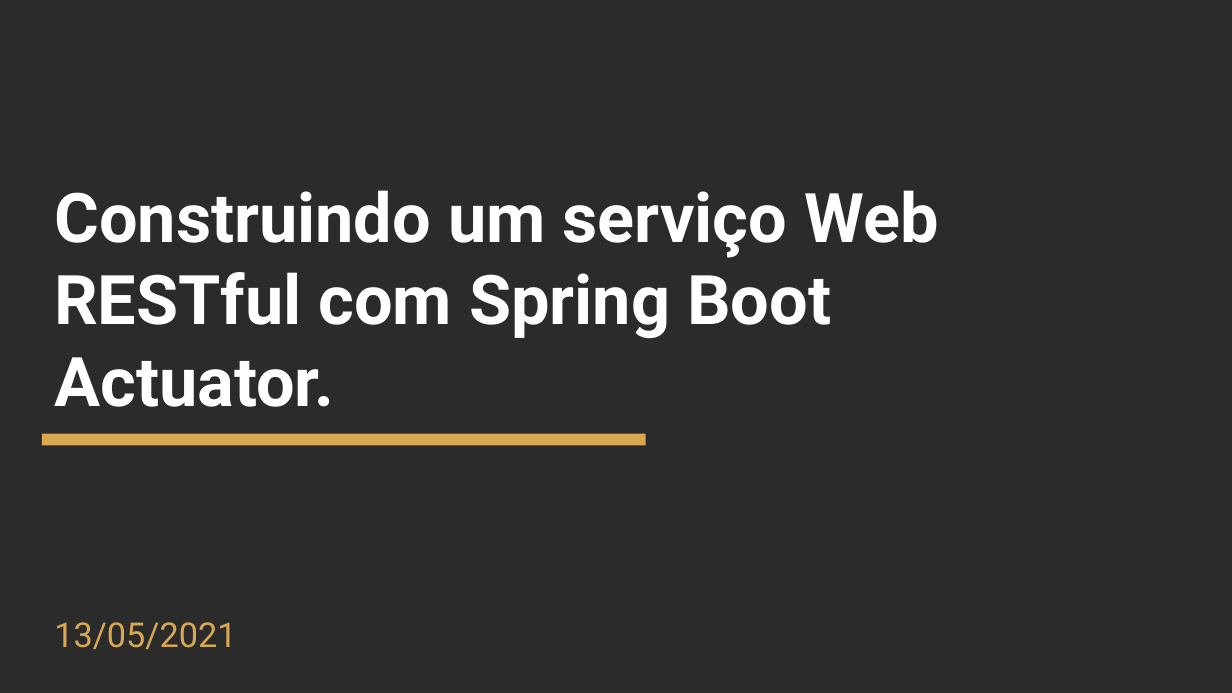
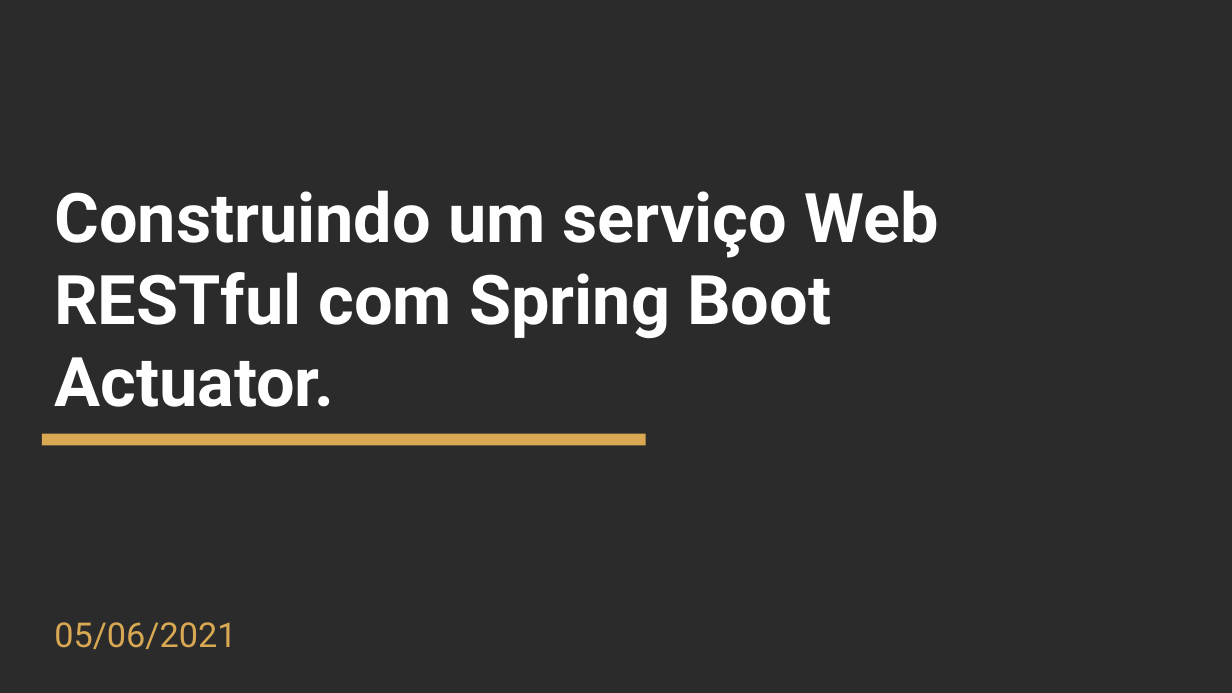
Before and after one commit to rocketseat-creators-program/spring-boot-actuator-2021-06-05, a slide deck: slide 1 of ApresentacaoSpringActuator.pptx. Drawn at 1232x693 pixels with LibreOffice and Linux fonts; fonts in the diff are those of the drawing; background and template pictures are left out; a plain dark background stands for a picture behind light text. Boxes give left, top, right and bottom in pixels: in the first picture for what was removed or moved away, otherwise in the second. Text is boxed around its words. In the diff, an @@ line names an element or a change of style, - is before the commit and + after.

```diff
--- a/ApresentacaoSpringActuator.pptx
+++ b/ApresentacaoSpringActuator.pptx
@@ subtitle at box(54, 622, 236, 649): text changed @@
-13/05/2021
+05/06/2021
```
Also in this commit, not shown: 2 other slides changed, 1 slide removed.
